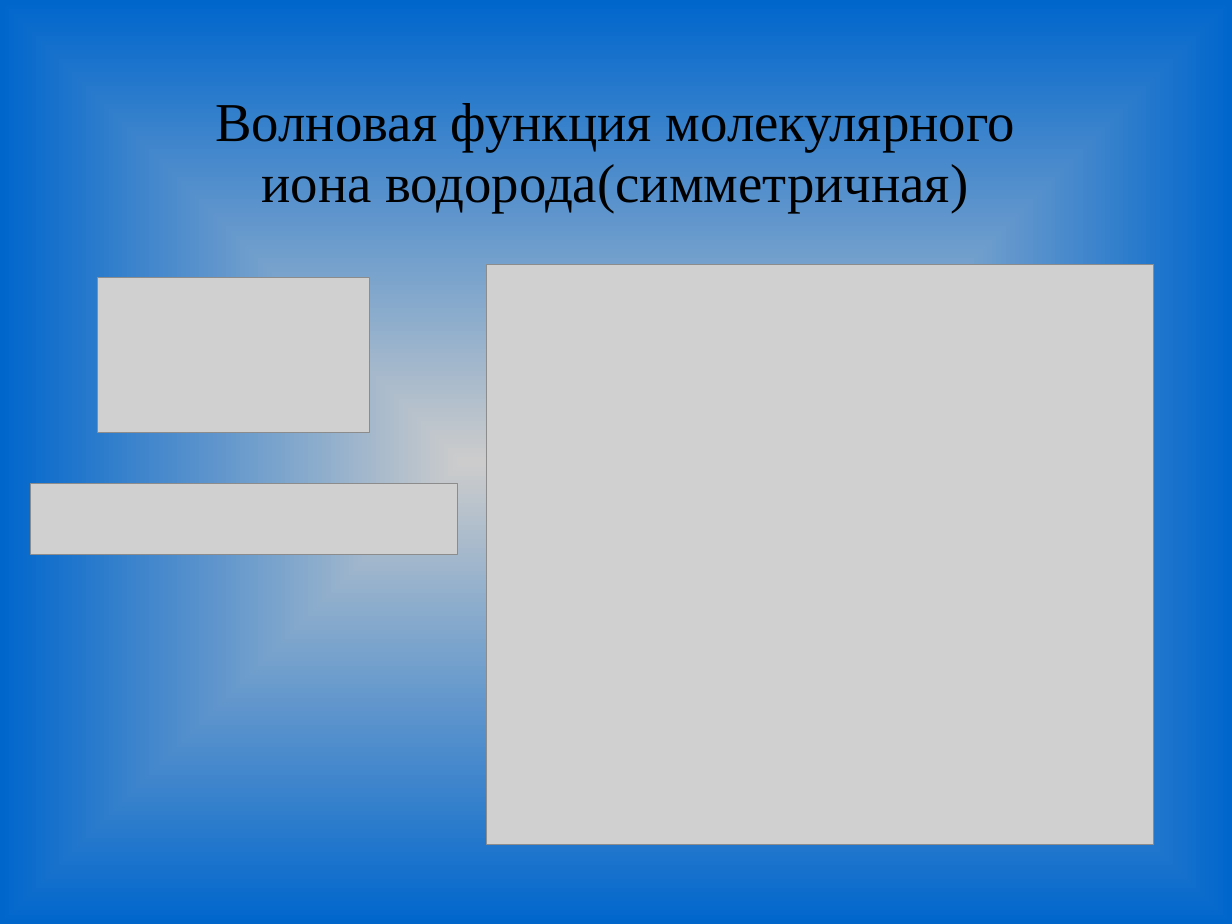
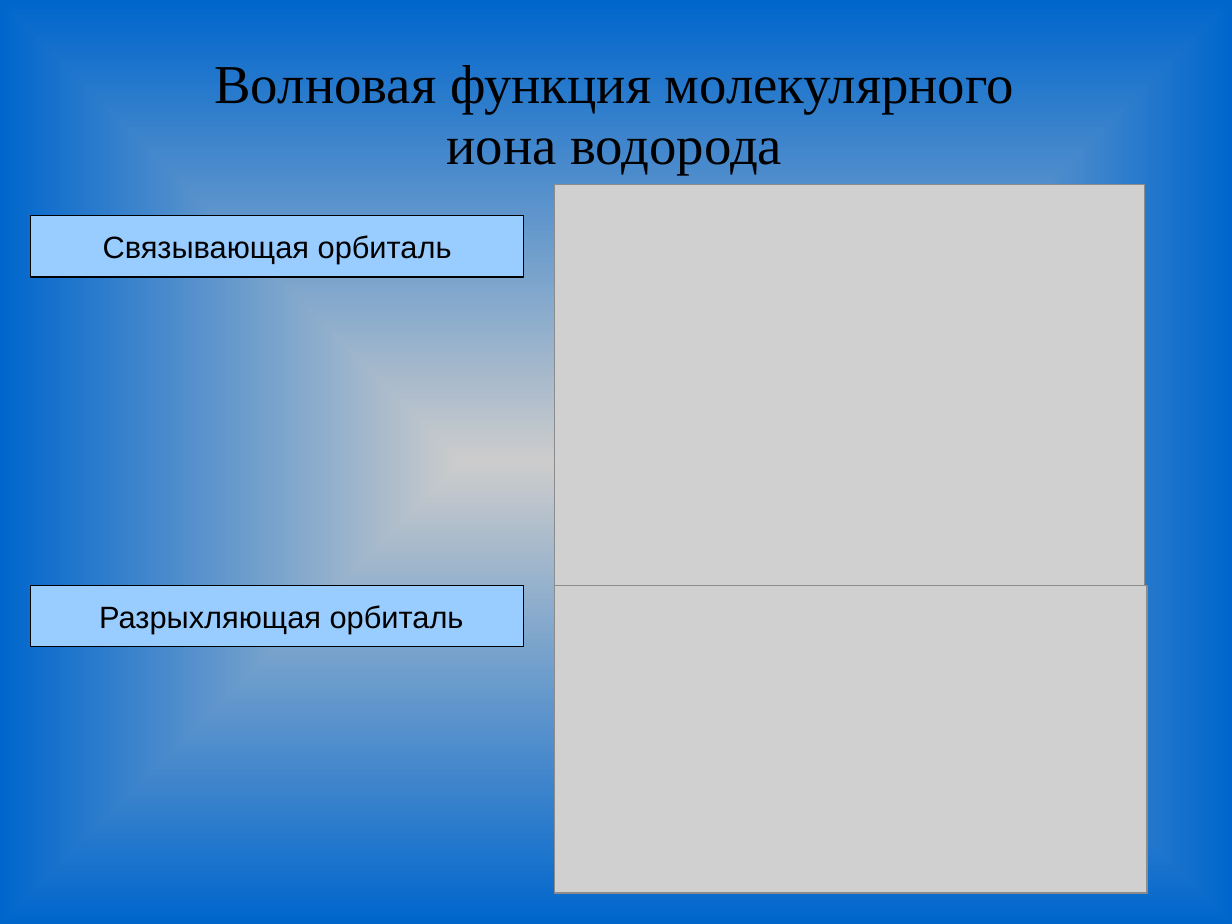
Before and after one commit to Genas2/diplom, a slide deck: slide 11 of TeX/pres.ppt (slide 9 before the commit). Drawn at 1232x924 pixels with LibreOffice and Linux fonts; fonts in the diff are those of the drawing; grey boxes stand for pictures. Boxes give left, top, right and bottom in pixels: in the first picture for what was removed or moved away, otherwise in the second. Text is boxed around its words. In the diff, an @@ line names an element or a change of style, - is before the commit and + after.

```diff
--- a/TeX/pres.ppt
+++ b/TeX/pres.ppt
@@ title at bbox=[214, 65, 1014, 175]: text changed @@
-Волновая функция молекулярного
-иона водорода(симметричная)
+Волновая функция молекулярного
+иона водорода
@@ picture: place and size @@
-picture at bbox=[487, 264, 1153, 844]
+picture at bbox=[554, 185, 1145, 585]
@@ rectangle added at bbox=[31, 216, 524, 277], fill #99CCFF, outline #000000 0.74 pt, 18 pt, text #000000 @@
+Связывающая орбиталь
@@ picture removed at bbox=[31, 484, 458, 554] @@
@@ rectangle added at bbox=[31, 585, 524, 647], fill #99CCFF, outline #000000 0.74 pt, 18 pt, text #000000 @@
+Разрыхляющая орбиталь
@@ picture: place and size @@
-picture at bbox=[97, 277, 370, 432]
+picture at bbox=[554, 585, 1147, 893]
```
Also in this commit, not shown: 6 other slides changed, 6 slides added, 4 slides removed, 6 other files.
